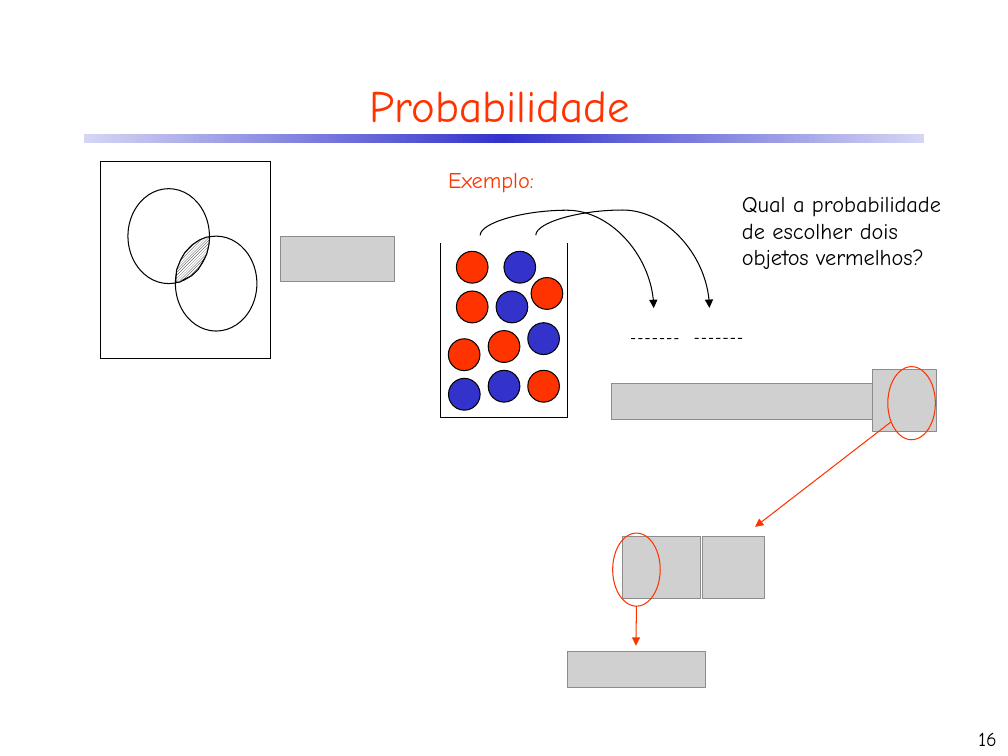
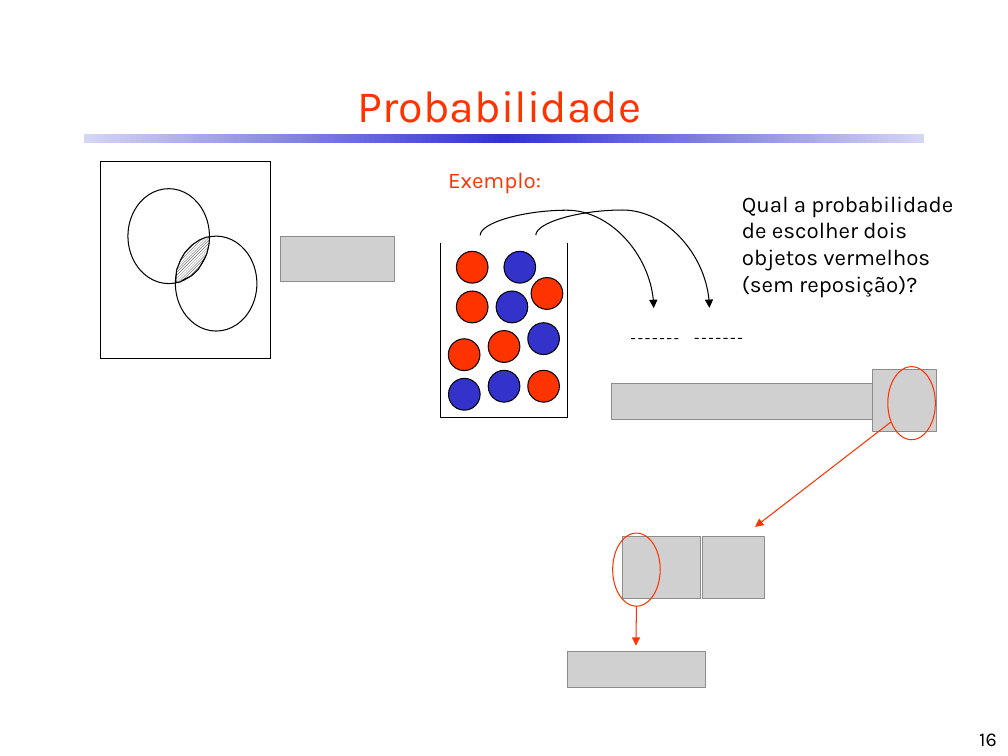
Before and after one commit to CDRenno/Estatistica, a slide deck: slide 16 of ppt/Revisao_Prob.pptx. Drawn at 1008x756 pixels with LibreOffice and Linux fonts; fonts in the diff are those of the drawing; grey boxes stand for pictures. Boxes give left, top, right and bottom in pixels: in the first picture for what was removed or moved away, otherwise in the second. Text is boxed around its words. In the diff, an @@ line names an element or a change of style, - is before the commit and + after.

```diff
--- a/ppt/Revisao_Prob.pptx
+++ b/ppt/Revisao_Prob.pptx
@@ text at bbox=[742, 196, 953, 298]: text changed; font Comic Neue to Karla @@
-Qual a probabilidade de escolher dois objetos vermelhos?
+Qual a probabilidade de escolher dois objetos vermelhos (sem reposição)?
@@ font Comic Neue to Karla in 3 elements at bbox=[358, 91, 641, 123], bbox=[448, 172, 541, 194], bbox=[979, 733, 997, 747] @@
```
Also in this commit, not shown: 41 other slides changed, 1 other file.
